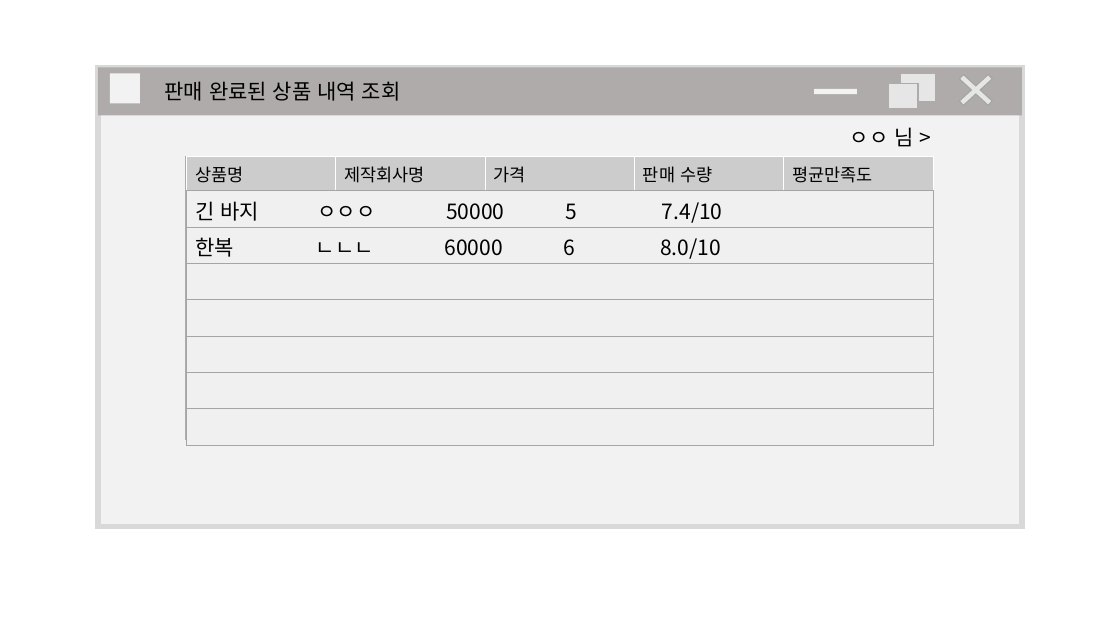
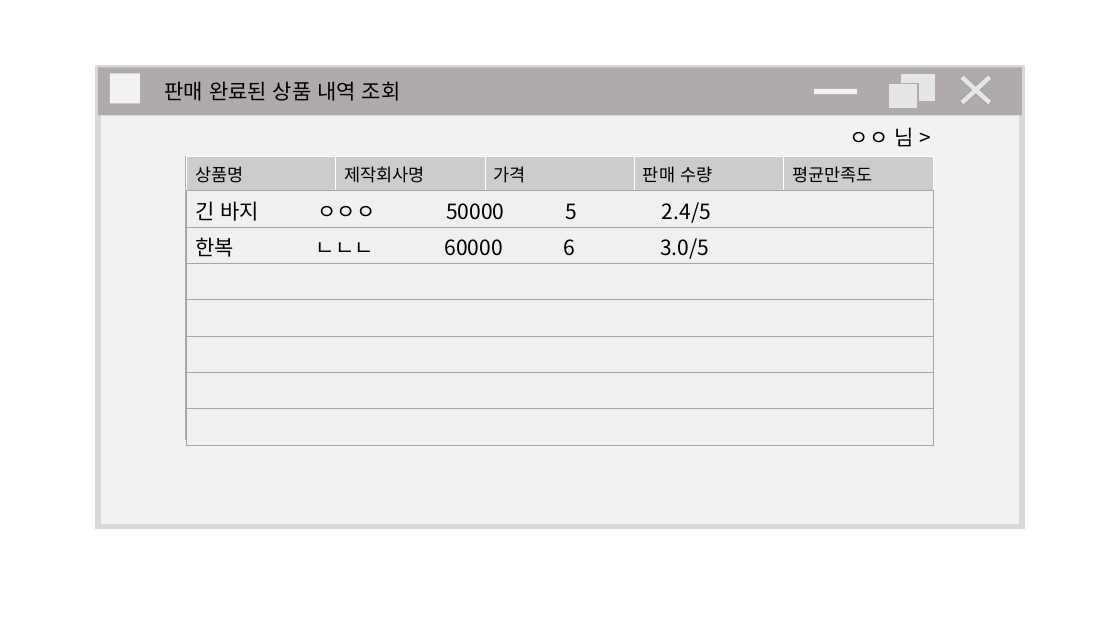
Before and after one commit to rnooyaho/SE, a slide deck: slide 10 of UIdesign_rmj.pptx (slide 9 before the commit). Drawn at 1120x630 pixels with LibreOffice and Linux fonts; fonts in the diff are those of the drawing. Boxes give left, top, right and bottom in pixels: in the first picture for what was removed or moved away, otherwise in the second. Text is boxed around its words. In the diff, an @@ line names an element or a change of style, - is before the commit and + after.

```diff
--- a/UIdesign_rmj.pptx
+++ b/UIdesign_rmj.pptx
@@ table at box(187, 191, 933, 445) @@
-row 1, column 1: 긴 바지 ㅇㅇㅇ 50000 5 7.4/10
+row 1, column 1: 긴 바지 ㅇㅇㅇ 50000 5 2.4/5
-row 2, column 1: 한복 ㄴㄴㄴ 60000 6 8.0/10
+row 2, column 1: 한복 ㄴㄴㄴ 60000 6 3.0/5
```
Also in this commit, not shown: 2 other slides changed, 2 slides added.
